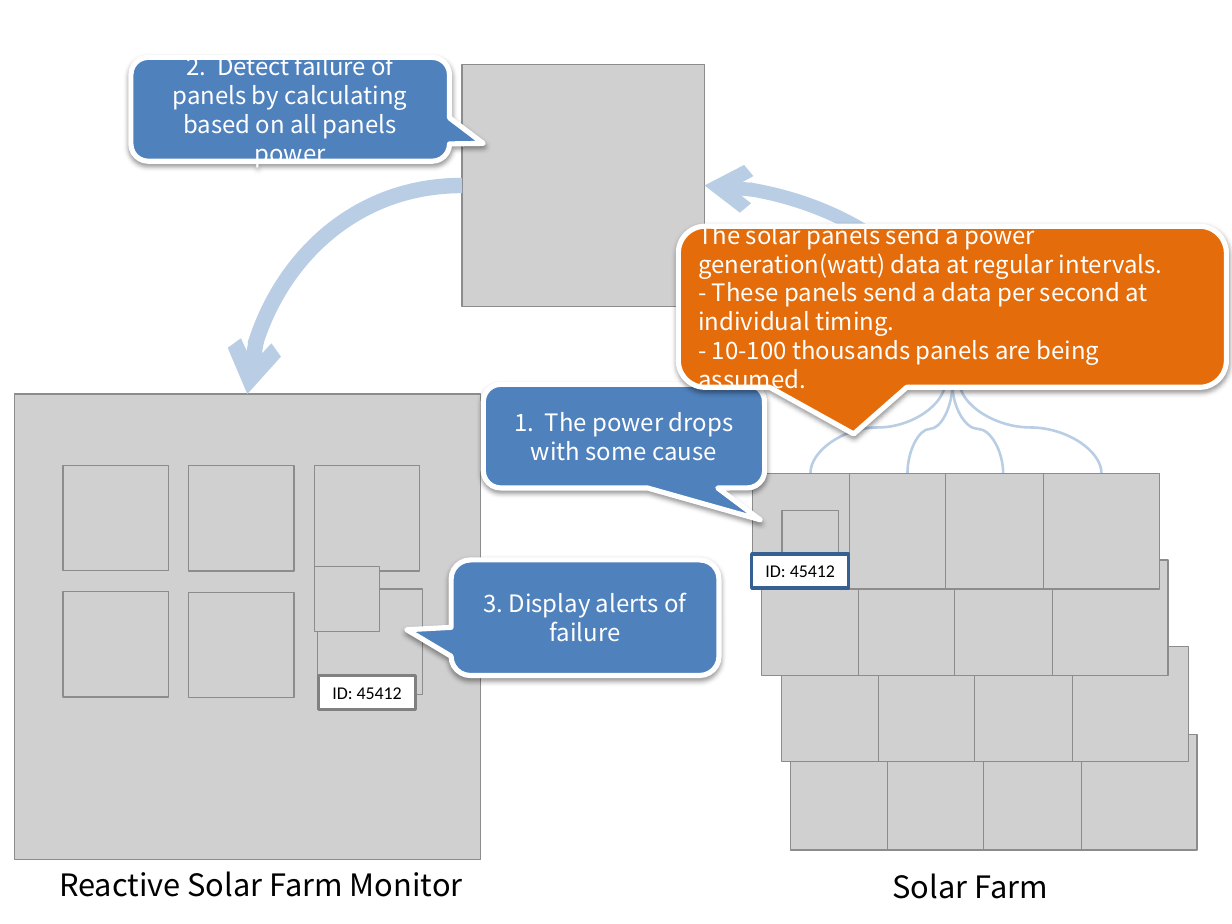
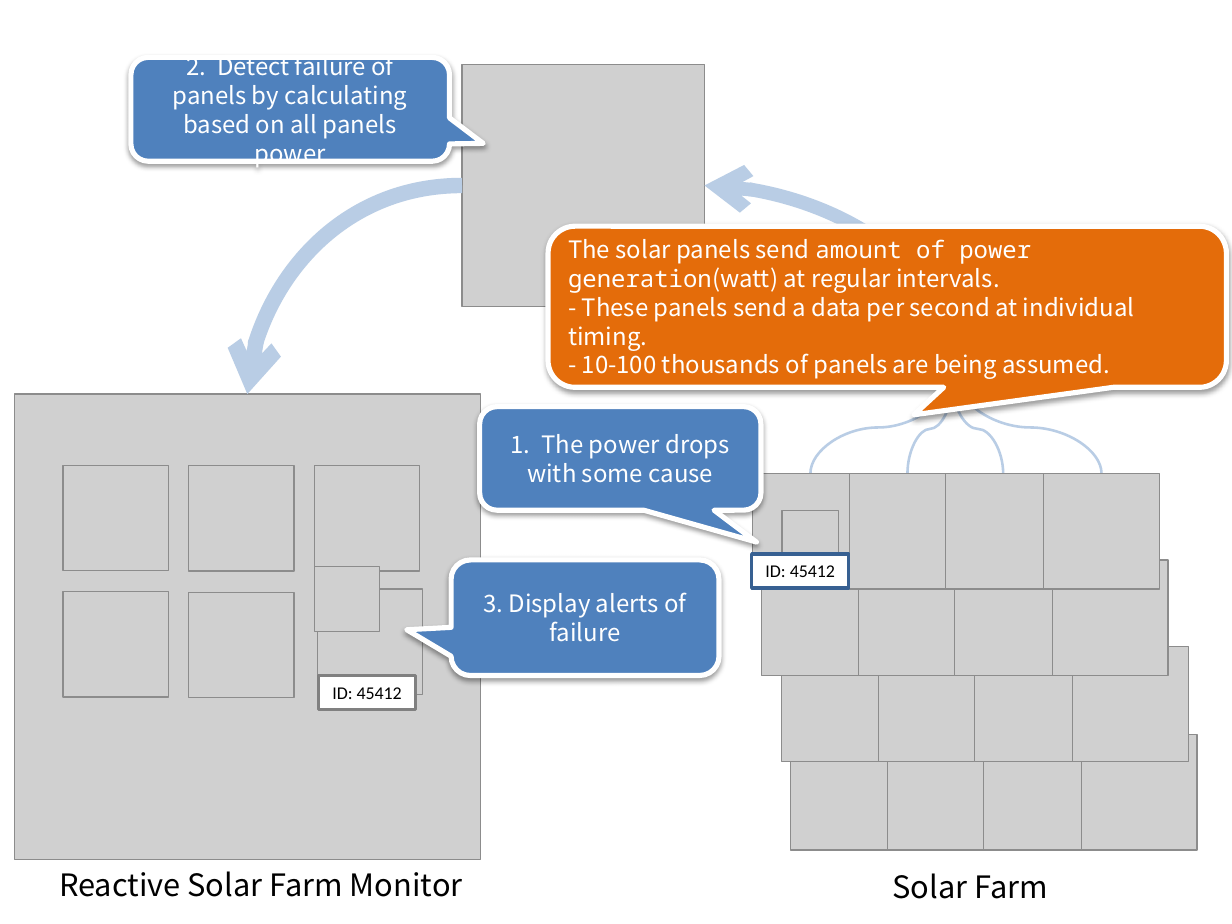
Before and after one commit to tech-sketch/reactive-solar-farm-monitor, a slide deck: slide 4 of img/SolarFarmMonitoringSystem.pptx. Drawn at 1232x924 pixels with LibreOffice and Linux fonts; fonts in the diff are those of the drawing; grey boxes stand for pictures. Boxes give left, top, right and bottom in pixels: in the first picture for what was removed or moved away, otherwise in the second. Text is boxed around its words. In the diff, an @@ line names an element or a change of style, - is before the commit and + after.

```diff
--- a/img/SolarFarmMonitoringSystem.pptx
+++ b/img/SolarFarmMonitoringSystem.pptx
@@ rounded speech box "The solar panels send amount ...": place and size @@
-rounded speech box "The solar panels send amount ..." at (679,227,1227,388)
+rounded speech box "The solar panels send amount ..." at (548,227,1227,388)
@@ rounded speech box "The solar panels send amount ..." at (548,227,1227,388): proportions changed @@
@@ text in rounded speech box at (568,239,1031,293): text changed @@
-The solar panels send a power generation(watt) data at regular intervals.
+The solar panels send amount of power generation(watt) at regular intervals.
@@ text in rounded speech box at (582,349,1110,379): text changed @@
-- 10-100 thousands panels are being assumed.
+- 10-100 thousands of panels are being assumed.
@@ rounded speech box "1. The power drops with ...": place and size @@
-rounded speech box "1. The power drops with ..." at (483,384,764,488)
+rounded speech box "1. The power drops with ..." at (479,407,760,510)
```
Also in this commit, not shown: 1 other file.
